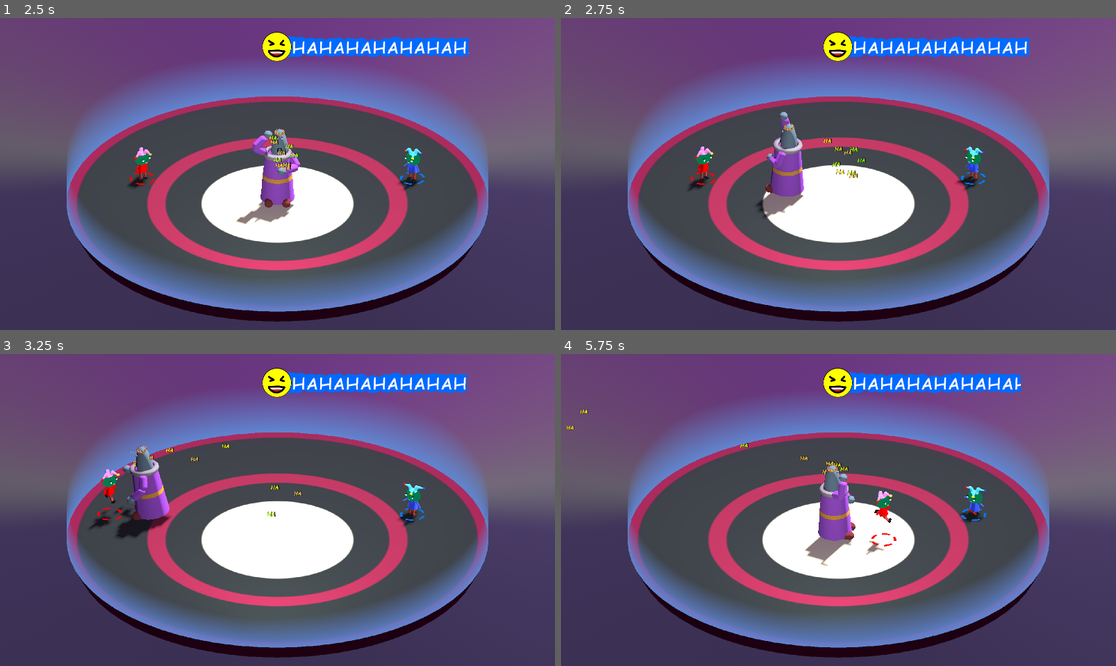
Above: before the commit, frames 1-4 (two rows, left to right).
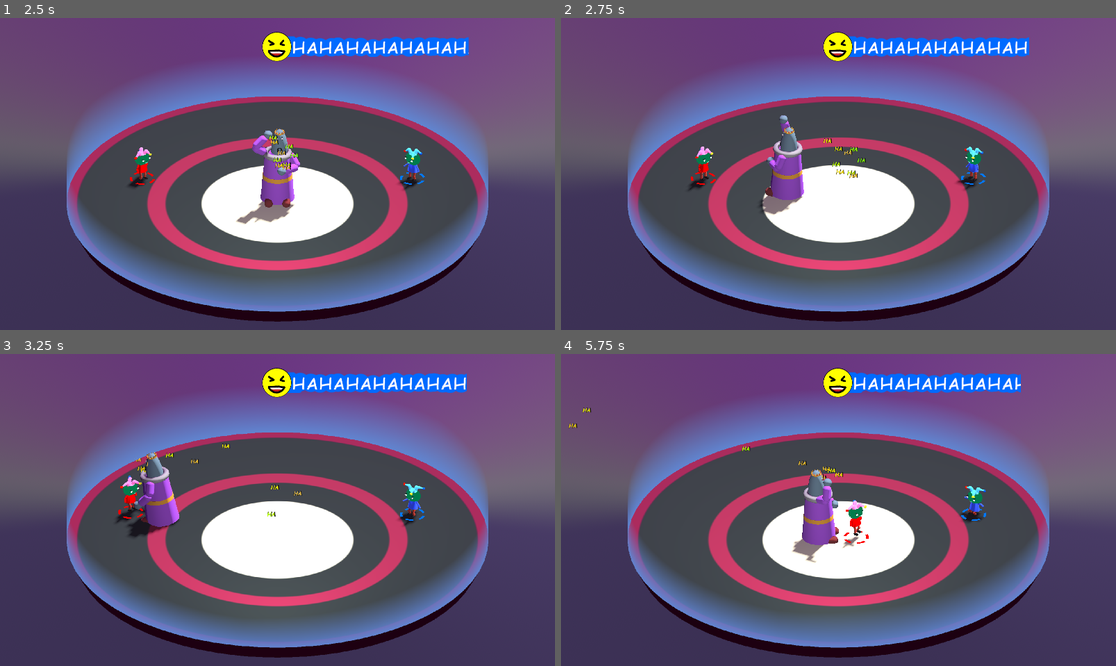
Above: after the commit, the same moments.

Repository: mwpenny/GGJ2024
Game: Godot game, scene res://scenes/ui.tscn
Same seed, same stepped clock (60 frames per second), same inputs: the game is played once before the commit and once after it.
Inputs:
- Up to frame 1 (2.5 s): click "Start Game" at 0.5 s
- Up to frame 2 (2.75 s): no input
- Up to frame 3 (3.25 s): no input
- Up to frame 4 (5.75 s): no input

Frame 1 is identical in both runs. In frame 2, 0.7% of the frame differs, in the area x 35-44%, y 30-65%; in frame 3, 2.1%; in frame 4, 2.8%, in the area x 0-61%, y 17-69%.

Commit message:
Apply gravity to lord

Diff:
--- a/scripts/lord.gd
+++ b/scripts/lord.gd
@@ -143,7 +143,7 @@
 		var my_xz = Vector2(global_position.x, global_position.z)
 		normalized_movement_vector = other_xz - my_xz
 
-	linear_velocity = Vector3(normalized_movement_vector.x, 0, normalized_movement_vector.y) * movement_speed
+	linear_velocity = Vector3(normalized_movement_vector.x, -1, normalized_movement_vector.y) * movement_speed
 
 func _end_scoot_animation():
 	awaiting_scoot = true
